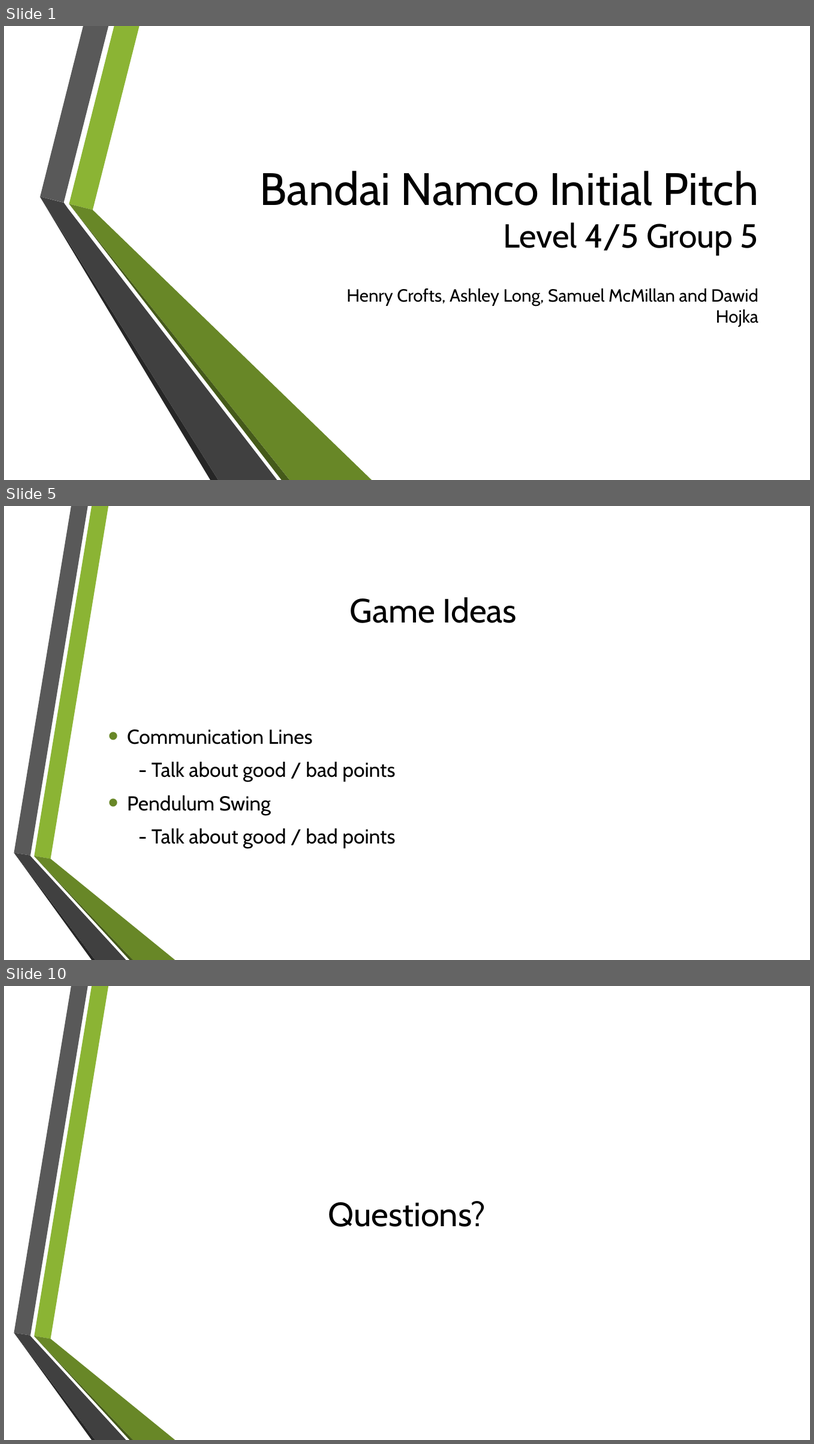
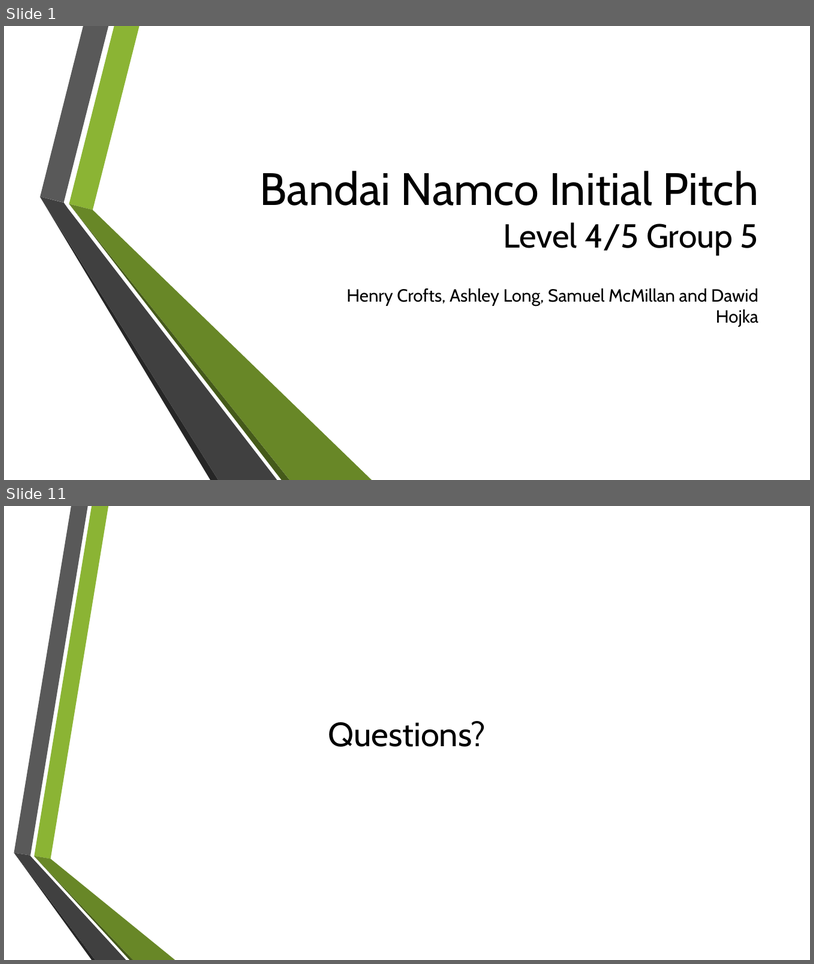
Before and after one commit to UoSGroupProjects1718/mgp-mpg-group-5, a slide deck: Management/Presentations/Initial presentation.pptx. Shown one above the other, each under a label of ours: slides 1, 5 and 10 before the commit, slides 1 and 11 after it; the slides between them are not shown. The pictures are 814x1444 and 814x964 pixels, drawn with LibreOffice and Linux fonts; fonts in the diff are those of the drawing; background and template pictures are left out. Boxes give left, top, right and bottom in pixels: in the first picture for what was removed or moved away, otherwise in the second. Text is boxed around its words. In the diff, an @@ line names an element or a change of style, - is before the commit and + after.

```diff
--- a/Management/Presentations/Initial presentation.pptx
+++ b/Management/Presentations/Initial presentation.pptx
@@ slide 5 removed at (4,506,810,960), background picture (left out); not listed: 6 template elements that a slide beside it also shows @@
@@ title removed at (350,597,517,623) @@
-Game Ideas
@@ text removed at (127,729,395,848) @@
-• Communication Lines
-- Talk about good / bad points
-• Pendulum Swing
-- Talk about good / bad points
@@ what was slide 10 is now slide 11 @@
```
Also in this commit, not shown: 5 slides changed, 4 slides added, 2 other slides removed.
